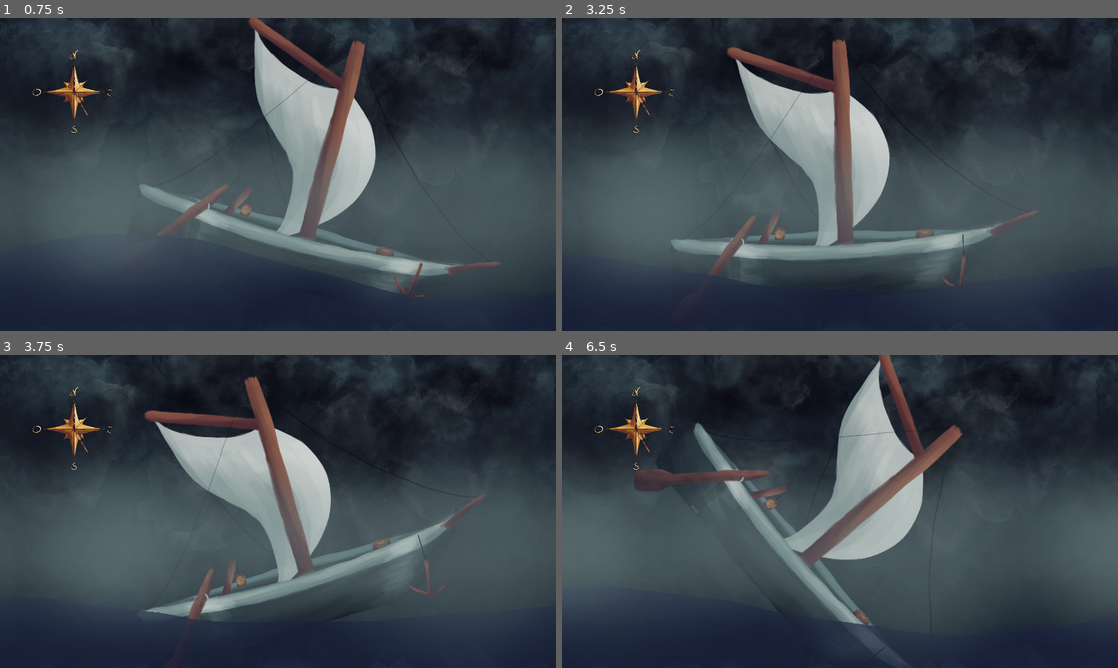
Above: before the commit, frames 1-4 (two rows, left to right).
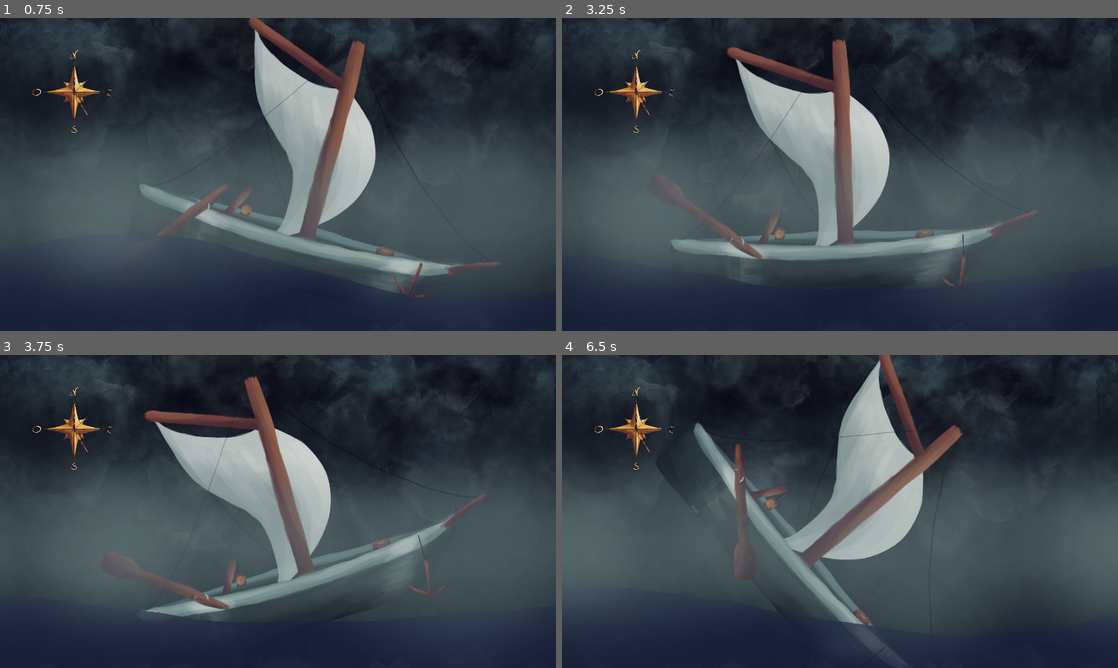
Above: after the commit, the same moments.

Repository: MarianPoirot/Skull-BonesImproved
Game: Godot game, scene res://Scenes/UI/Opening.tscn
The game is run twice, just before and just after one commit, with the same random seed, the same clock (stepped at 60 frames per second) and the same inputs.
Inputs (mouse positions are in pixels of both pictures, inside the frame that each line leads up to):
- Up to frame 1 (0.75 s): click "Start" at 0.5 s
- Up to frame 2 (3.25 s): move the mouse to (834, 227) at 1.27 s; hold Left (SteerRight) 1.28-2.03 s; tap D (qte d, bound only after the commit) at 1.35 s; click (834, 227) at 1.42 s; tap A (qte q, bound only after the commit) at 1.55, 2.1 s; move the mouse to (795, 102) at 2.02 s; hold Right (SteerLeft) 2.03-2.78 s; click (795, 102) at 2.17 s; tap S (qte s, bound only after the commit) at 2.3, 2.85 s; move the mouse to (851, 180) at 2.77 s; hold Left (SteerRight) from 2.78 s (still down); click (851, 180) at 2.92 s; tap W (qte z, bound only after the commit) at 3.05 s
- Up to frame 3 (3.75 s): keep holding Left (SteerRight); move the mouse to (250, 574) at 3.52 s; tap W (qte z, bound only after the commit) at 3.6 s; click (250, 574) at 3.67 s
- Up to frame 4 (6.5 s): tap one key every 0.75 s from 3.8 s: D (qte d, bound only after the commit) A (qte q, bound only after the commit) S (qte s, bound only after the commit) W (qte z, bound only after the commit); move the mouse to (1006, 558) at 4.27 s; release Left (SteerRight) at 4.28 s; hold E (Boost) 4.28-5.03 s; hold Right (SteerLeft) from 4.28 s (still down); move the mouse to (673, 464) at 5.02 s; right-click (673, 464) at 5.1 s; move the mouse to (867, 511) at 5.77 s; press the mouse at (867, 511) at 5.78 s

Frame 1 is identical in both runs. In frame 2, 0.5% of the frame differs, in the area x 18-36%, y 51-83%; in frame 3, 0.5%; in frame 4, 1.0%, in the area x 13-38%, y 28-71%.

Commit message:
rotation paddle

Diff:
--- a/Scenes/Ship/Oars.tscn
+++ b/Scenes/Ship/Oars.tscn
@@ -1,8 +1,14 @@
-[gd_scene load_steps=2 format=3 uid="uid://2a2wb1iybd3q"]
+[gd_scene load_steps=3 format=3 uid="uid://2a2wb1iybd3q"]
 
 [ext_resource type="Texture2D" uid="uid://bidsk8j0wskk5" path="res://Assets/Sprites/Sailboat/oar.png" id="1_dtqif"]
+[ext_resource type="Script" path="res://Scripts/Ship/Oars.gd" id="1_r3ujv"]
 
 [node name="Oars" type="Node2D"]
+script = ExtResource("1_r3ujv")
 
-[node name="Sprite2D" type="Sprite2D" parent="."]
+[node name="RotationNode" type="Node2D" parent="."]
+position = Vector2(-320, 224)
+
+[node name="Sprite2D" type="Sprite2D" parent="RotationNode"]
+position = Vector2(320, -224)
 texture = ExtResource("1_dtqif")
--- /dev/null
+++ b/Scripts/Ship/Oars.gd
@@ -0,0 +1,30 @@
+extends Node2D
+
+var z = true
+var d = false
+var s = false
+var q = false
+
+# Called when the node enters the scene tree for the first time.
+func _ready():
+	pass # Replace with function body.
+
+
+# Called every frame. 'delta' is the elapsed time since the previous frame.
+func _process(delta):
+	if z and Input.is_action_just_pressed("qte z"):
+		z = false
+		d = true
+		$RotationNode.rotation_degrees = 90
+	elif d and Input.is_action_just_pressed("qte d"):
+		d = false
+		s = true
+		$RotationNode.rotation_degrees = 180
+	elif s and Input.is_action_just_pressed("qte s"):
+		s = false
+		q = true
+		$RotationNode.rotation_degrees = 270
+	elif q and Input.is_action_just_pressed("qte q"):
+		q = false
+		z = true
+		$RotationNode.rotation_degrees = 0
--- a/project.godot
+++ b/project.godot
@@ -86,6 +86,26 @@
 "events": [Object(InputEventMouseButton,"resource_local_to_scene":false,"resource_name":"","device":-1,"window_id":0,"a …(258 unchanged characters)…
 ]
 }
+"qte z"={
+"deadzone": 0.5,
+"events": [Object(InputEventKey,"resource_local_to_scene":false,"resource_name":"","device":-1,"window_id":0,"alt_pressed":false,"shift_pressed":false,"ctrl_pressed":false,"meta_pressed":false,"pressed":false,"keycode":0,"physical_keycode":87,"key_label":0,"unicode":122,"echo":false,"script":null)
+]
+}
+"qte d"={
+"deadzone": 0.5,
+"events": [Object(InputEventKey,"resource_local_to_scene":false,"resource_name":"","device":-1,"window_id":0,"alt_pressed":false,"shift_pressed":false,"ctrl_pressed":false,"meta_pressed":false,"pressed":false,"keycode":0,"physical_keycode":68,"key_label":0,"unicode":100,"echo":false,"script":null)
+]
+}
+"qte s"={
+"deadzone": 0.5,
+"events": [Object(InputEventKey,"resource_local_to_scene":false,"resource_name":"","device":-1,"window_id":0,"alt_pressed":false,"shift_pressed":false,"ctrl_pressed":false,"meta_pressed":false,"pressed":false,"keycode":0,"physical_keycode":83,"key_label":0,"unicode":115,"echo":false,"script":null)
+]
+}
+"qte q"={
+"deadzone": 0.5,
+"events": [Object(InputEventKey,"resource_local_to_scene":false,"resource_name":"","device":-1,"window_id":0,"alt_pressed":false,"shift_pressed":false,"ctrl_pressed":false,"meta_pressed":false,"pressed":false,"keycode":0,"physical_keycode":65,"key_label":0,"unicode":113,"echo":false,"script":null)
+]
+}
 
 [layer_names]
 
